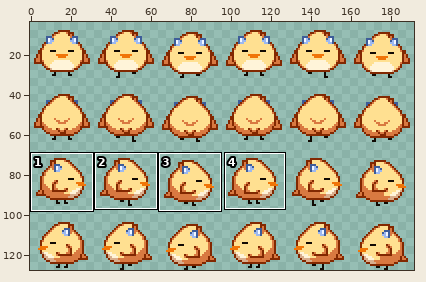
Sprite sheet, stored at assets/player/chonkgoon_walk.png. The picture above shows the old version from afar; the outline marks the close-up.
Close-up. As it was:
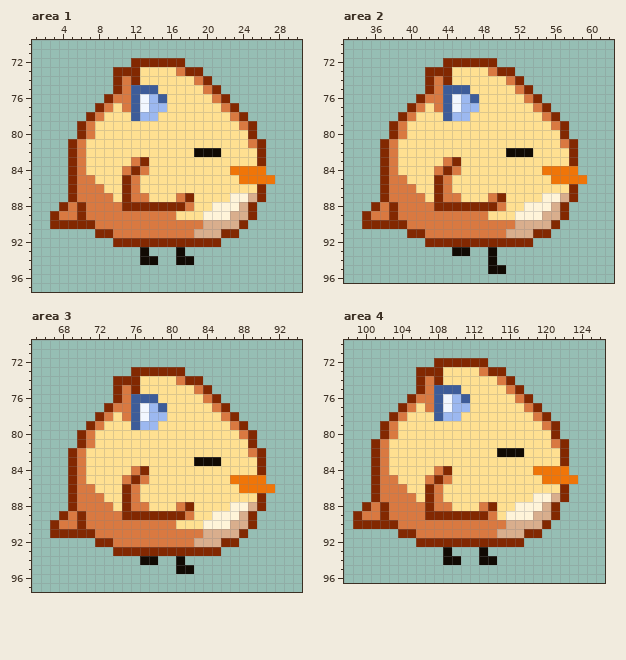
The file is 192x128 pixels. Shown: area 1: x 1..30, y 70..97; area 2: x 33..62, y 70..96; area 3: x 65..94, y 70..97; area 4: x 98..126, y 70..96. The wide view leaves out empty margins. The commit also changed other parts of the picture, which this record leaves out.
And afterwards:
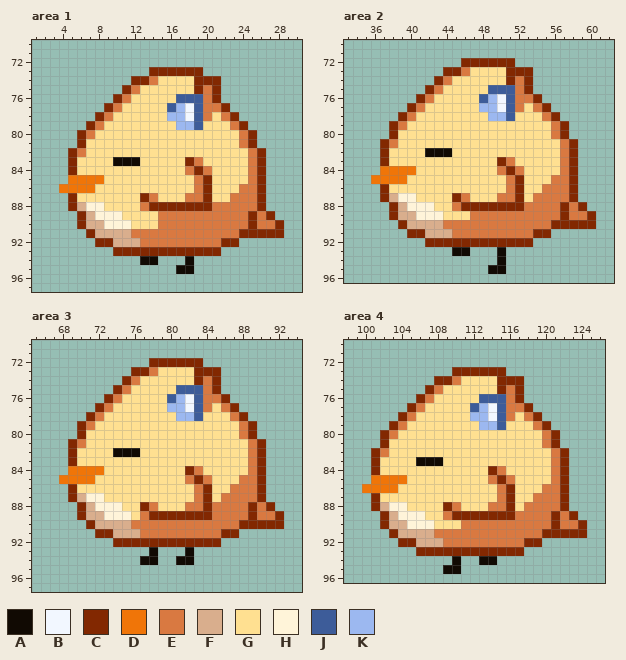
Palette (. is transparent): A #110a03  B #f2f7ff  C #822801  D #f07508  E #d97941  F #d9ae8d  G #ffe091  H #fff4d9  J #3d5c99  K #9cb8f0
Changes in this commit:
Changed rows in their new state; - is an unchanged pixel.
Area 1:
first column x 3:
72 ---------......-----------
73 -------....CCCC-----------
74 -------..-CE----C-C-------
75 -------.CEGG----C---------
76 ------.C-GGGG-JJJEC.------
77 -----.CEGGGGGJKBJEEC.-----
78 ----.CE--GGG-KKBJE-EC.----
79 ---.CE--------KKJ---EC.---
80 ---------------------E----
81 --.C-----------------EC.--
82 ----------------GGG---E---
83 ---G---AAAG----CE-----E---
84 ---G----GGG----ECE--GGEC--
85 --DDDD--GG------EC---GEC.-
86 -DDDDG--GG------EC---EE---
87 ---GGGG-GGCE--GEEC--EEE---
88 -.CFHHGGGGE----CCCEEEEEC--
89 ...-FHHHGGGG--EEEEEEEE-EC-
90 ...-FFHHHGGG-----EEEEECEEC
91 ----CFFFF-------EEEEECCCCC
92 -----CCFFFEEEEEEEEECC-----
93 -------CCCCCCCCCCCC-------
94 --------------.-----------
95 --------------AA----------
Area 2:
first column x 35:
72 ---------..----CC---------
73 -------..-CE--GG-CC-------
74 -------.CE------CEC-------
75 ---------GGG--JJJ---------
76 --------GGGGGJKBJE--------
77 --------GGGGGKKBJE--------
78 ---------GGG--KKJ---------
80 ----G----------------E----
82 ---G---AAA------GGG---E---
83 ---G-----GG----CE-----E---
84 --DDDD--GGG----ECE--GGEC--
85 -DDDD---GG------EC---EEC.-
86 ---GGG--GG------EC--EEE---
87 ---FHHG-GGCE--GEEC-EEEE---
88 -..-FHHHGGE----CCCEEEE-EC-
89 ...-FFHHHGGG--EEEEEEEE-EEC
90 ....-FFFF--------EEEE-CCCC
91 -------FFF------EEE-------
93 --------------.A----------
94 --------------.A----------
Area 3:
first column x 67:
72 -----------CCCCCC---------
73 -----------EGGGGCCC-------
74 -------.-E----GG-EC-------
75 ---------G----JJJEC-------
76 ------CEGGGG-JKBJ-EC------
77 -----CEGGGGGGKKBJEGEC-----
78 ----CEG-GGGGG-KKJ--GEC----
79 ---CEG---GGG--------GEC---
80 ----G---------------------
81 --CEG-----------------EC--
82 ---G---AAA----------------
83 ---G------------GGG---E---
84 --DDDD---GG----CE-----E---
85 -DDDD---GGG----ECE--GEEC--
86 ---GG---GG------EC--EEEC.-
87 ---FHH--GG------EC-EEEE---
88 --.CFHHHGGCE--GEECEEEECEC-
89 -..-FFHHHGE----CCCEEEE-EEC
90 ....CFFFF-----EEEEEEEC-CCC
91 .....CCFFF-------EECC.----
92 -----..CCCCCCCCCCCC..-----
93 -------....A...A...-------
94 ---------------A----------
95 --------------..----------
Area 4:
first column x 99:
72 ---------......-----------
73 -------....CCCC-----------
74 -------..-CE----C-C-------
75 -------.CEGG----C---------
76 ------.C-GGGG-JJJEC.------
77 -----.CEGGGGGJKBJEEC.-----
78 ----.CE--GGG-KKBJE-EC.----
79 ---.CE--------KKJ---EC.---
80 ---------------------E----
81 --.C-----------------EC.--
82 ----------------GGG---E---
83 ---G---AAA------------E---
84 ---G-----GG----CE---GGEC--
85 --DDDD--GGG----ECE---GEC.-
86 -DDDDG--GG------EC---EE---
87 ---GGGG-GG------EC--EEE---
88 -.CFHHGGGGCE--GEECGEEEEC--
89 ...-FHHHGGE----CCCEEEE-EC-
90 ...-FFHHHGGG-----EEEEECEEC
91 ----CFFFF-------EEEEECCCCC
92 -----CCFFFEEEEEEEEECC-----
93 -------CCCCCCCCCCCC-------
94 ----------.---------------
95 ----------AA--------------
Pixel boxes of the changes (left, top, right, bottom) in both close-ups:
changed: (50, 58, 284, 274)
changed: (362, 58, 596, 265)
changed: (50, 358, 284, 574)
changed: (353, 358, 587, 574)
